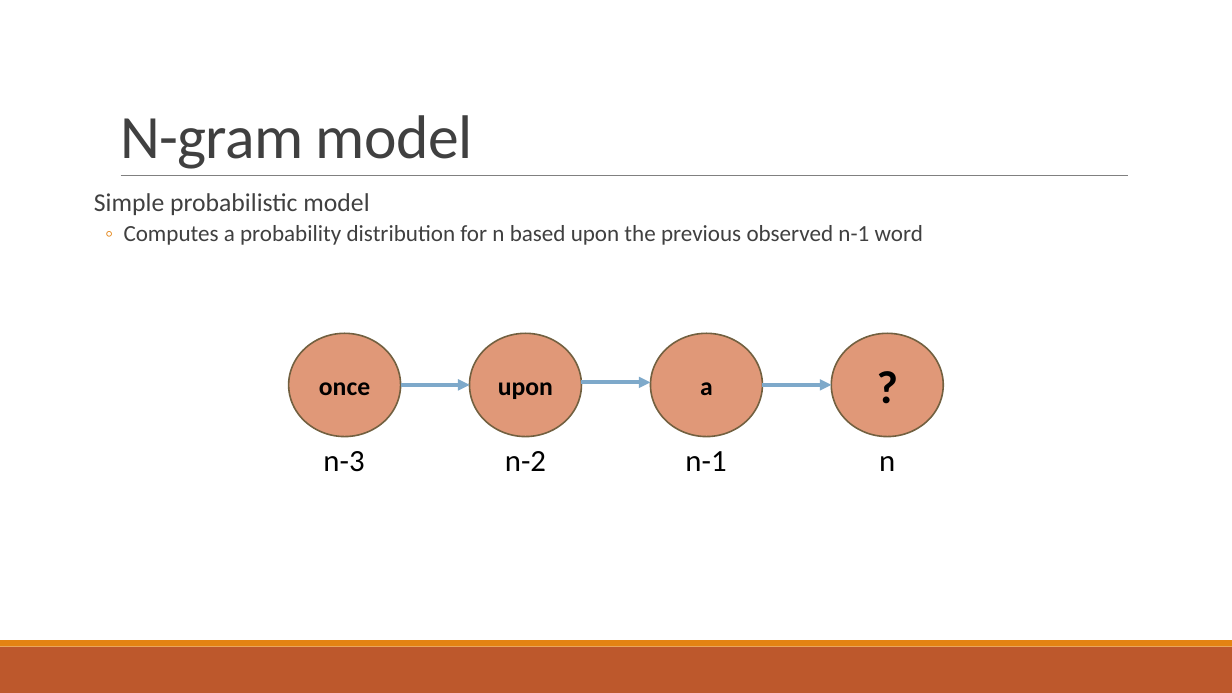
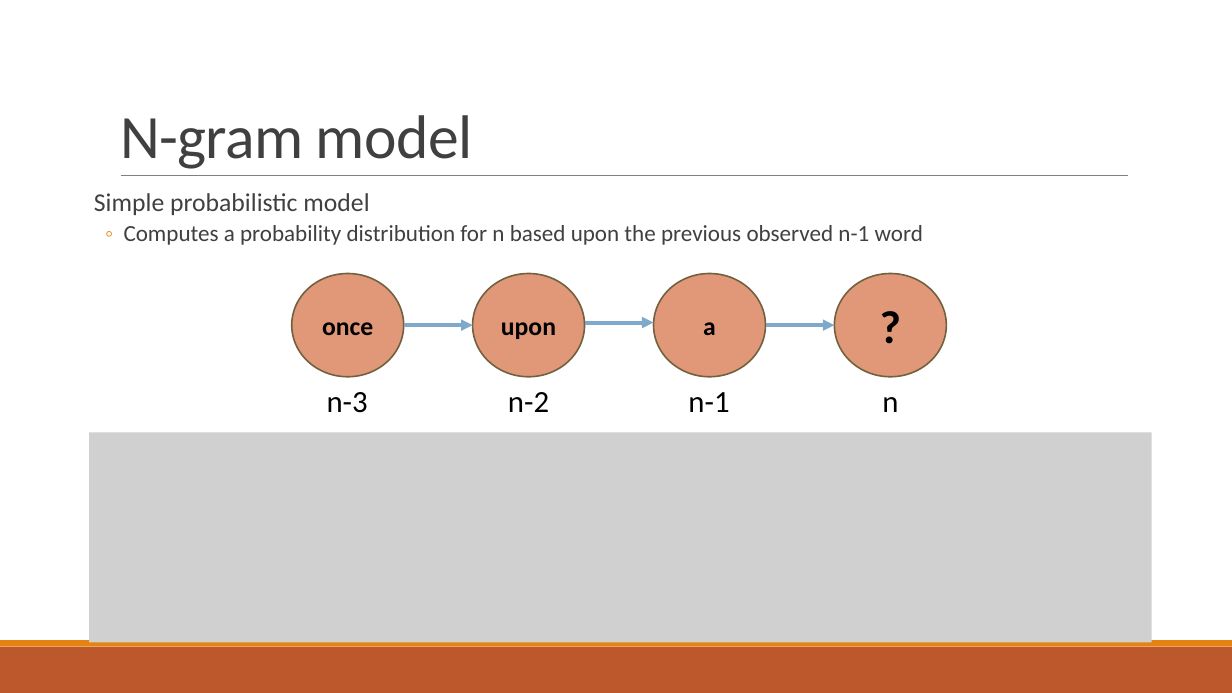
Before and after one commit to jburge/NLP, a slide deck: slide 2 of NLP/NLP.pptx. Drawn at 1232x693 pixels with LibreOffice and Linux fonts; fonts in the diff are those of the drawing; grey boxes stand for pictures. Boxes give left, top, right and bottom in pixels: in the first picture for what was removed or moved away, otherwise in the second. Text is boxed around its words. In the diff, an @@ line names an element or a change of style, - is before the commit and + after.

```diff
--- a/NLP/NLP.pptx
+++ b/NLP/NLP.pptx
@@ ellipse "upon": place and size @@
-ellipse "upon" at [470, 334, 581, 437]
+ellipse "upon" at [472, 274, 584, 377]
@@ ellipse "a": place and size @@
-ellipse "a" at [651, 334, 762, 437]
+ellipse "a" at [653, 274, 765, 377]
@@ 4 texts, 3 arrows, 2 ellipses: place and size @@
-4 texts, 3 arrows, 2 ellipses at [288, 334, 944, 472]
+4 texts, 3 arrows, 2 ellipses at [292, 274, 946, 413]
@@ picture added at [89, 433, 1152, 642] @@
```
Also in this commit, not shown: 1 other slide changed, 5 other files.
